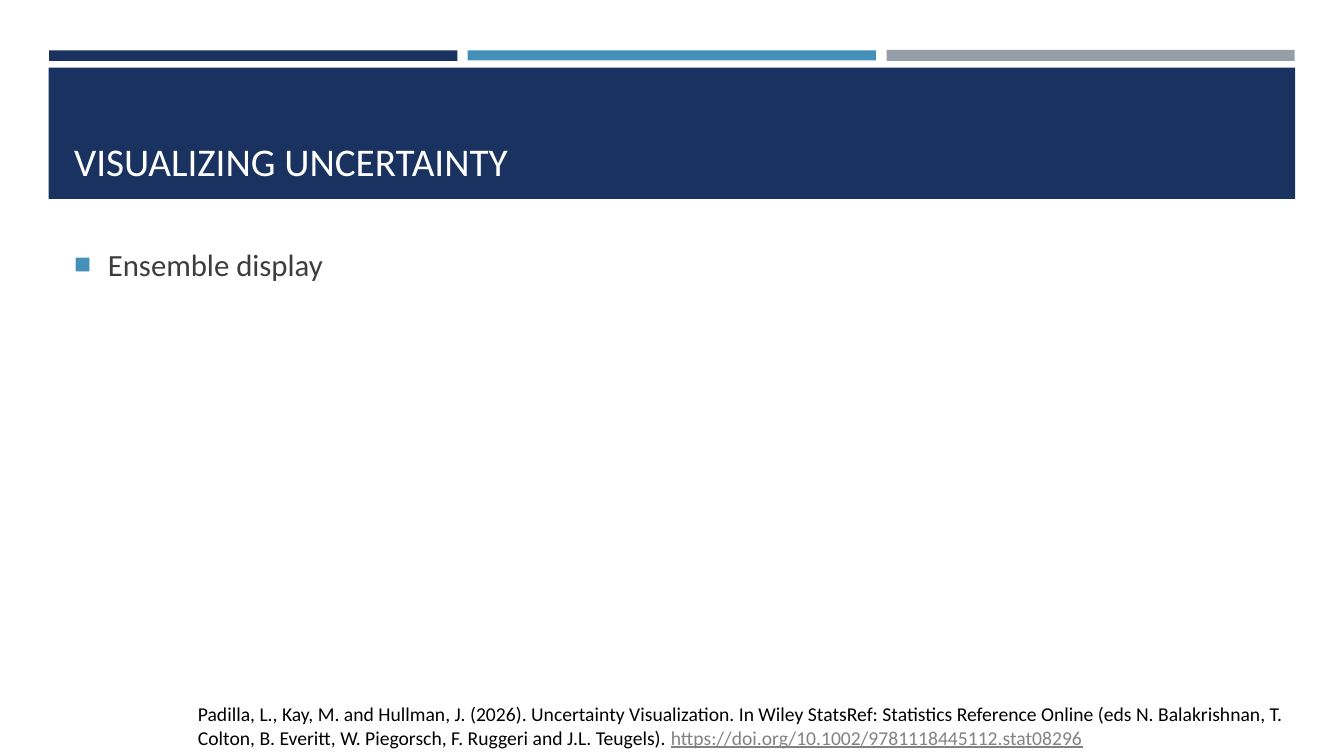
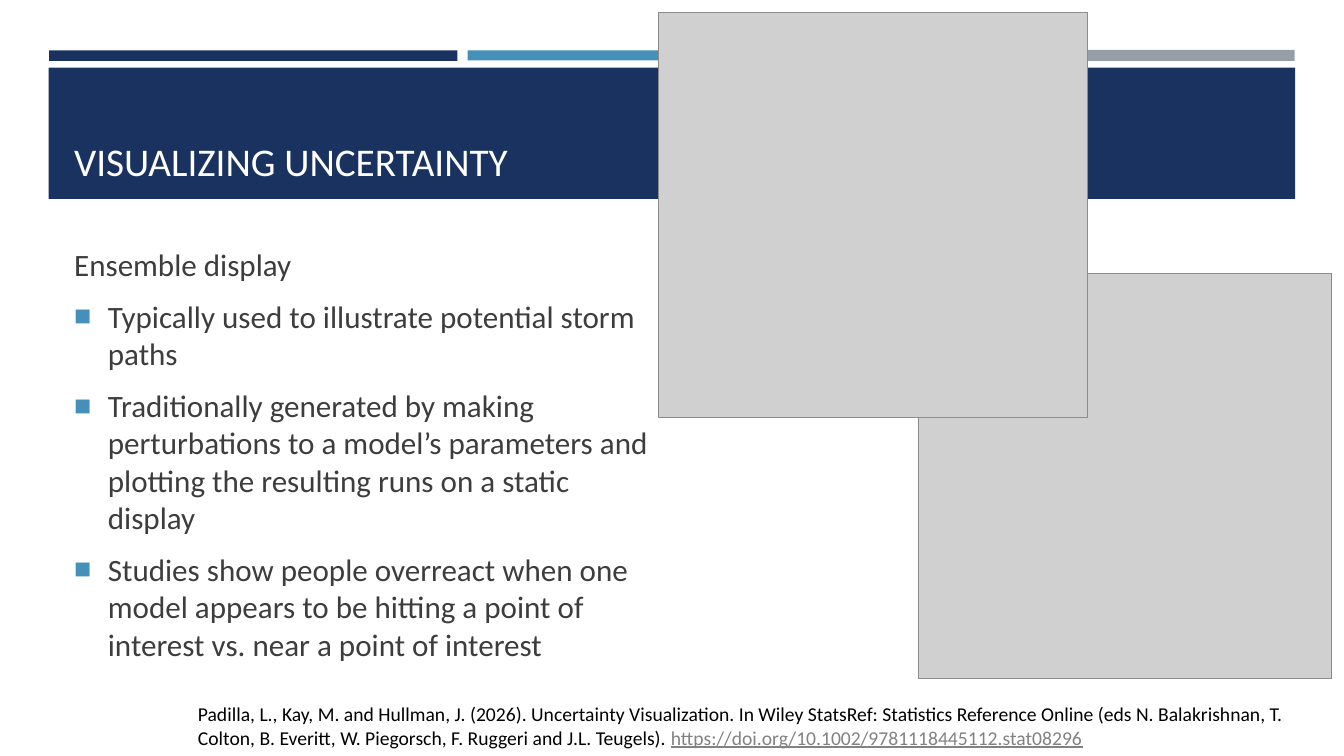
Before and after one commit to amosca01/SDS-CSC235, a slide deck: slide 12 of slides/11-uncertainty-bias.pptx. Drawn at 1344x756 pixels with LibreOffice and Linux fonts; fonts in the diff are those of the drawing; grey boxes stand for pictures. Boxes give left, top, right and bottom in pixels: in the first picture for what was removed or moved away, otherwise in the second. Text is boxed around its words. In the diff, an @@ line names an element or a change of style, - is before the commit and + after.

```diff
--- a/slides/11-uncertainty-bias.pptx
+++ b/slides/11-uncertainty-bias.pptx
@@ picture added at [658,12,1088,417] @@
@@ text at [74,254,291,281]: size 22 to 22.2 pt in "Ensemble display"; bullet ■ to none @@
@@ picture added at [919,273,1332,679] @@
@@ text at [108,306,648,661]: paragraphs added @@
+■ Typically used to illustrate potential storm paths
+■ Traditionally generated by making perturbations to a model’s parameters and plotting the resulting runs on a static display
+■ Studies show people overreact when one model appears to be hitting a point of interest vs. near a point of interest
```
Also in this commit, not shown: 5 other slides changed, 6 other files.
